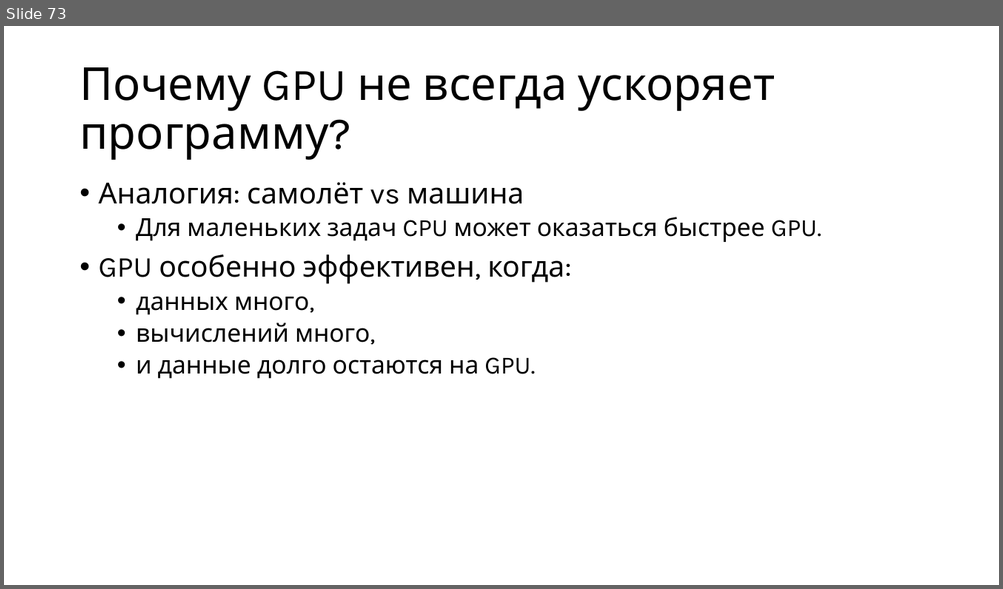
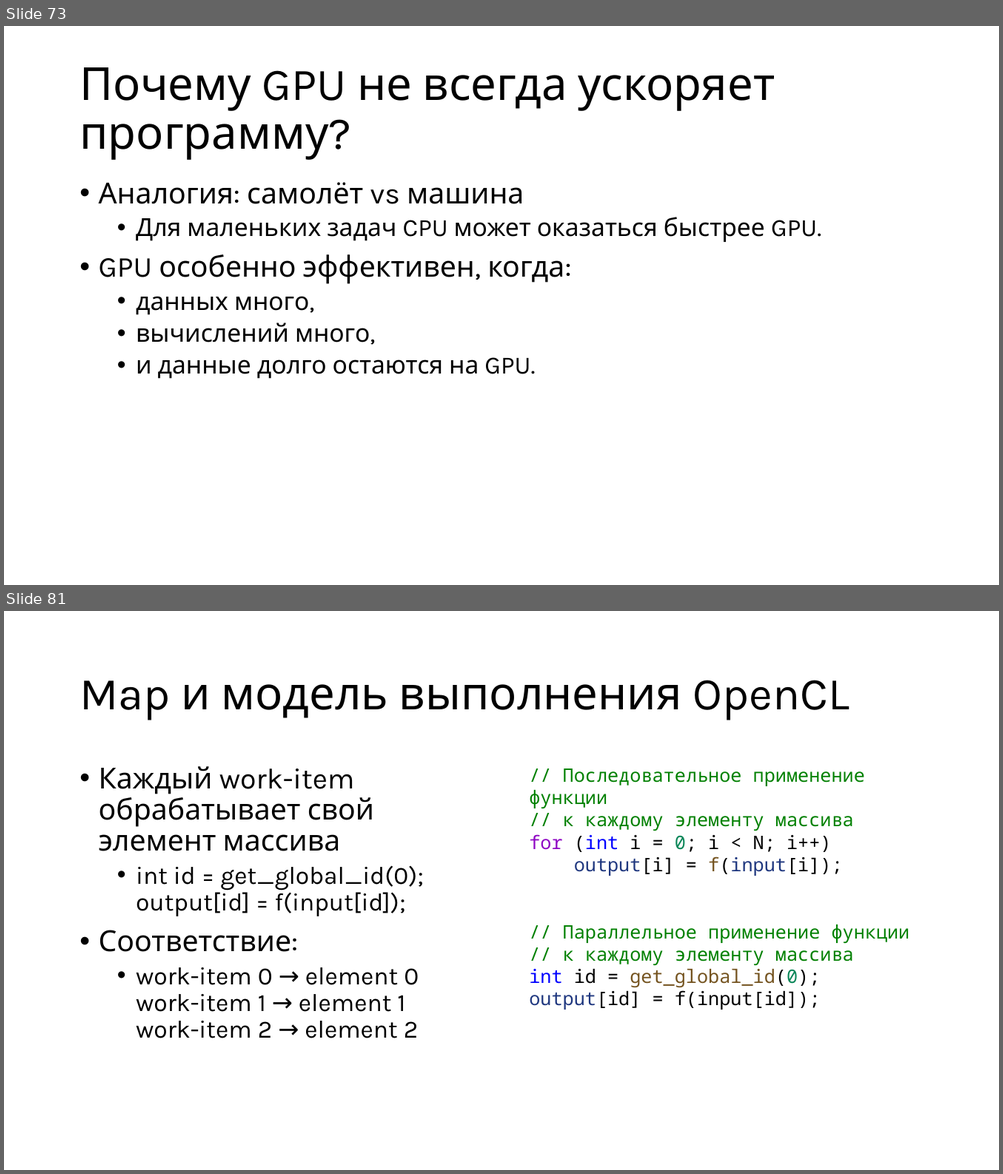
Before and after one commit to alexey-malov/pc, a slide deck: lectures/13/Open CL.pptx. Shown one above the other, each under a label of ours: slide 73 before the commit, slides 73 and 81 after it; the slides between them are not shown. The pictures are 1003x589 and 1003x1174 pixels, drawn with LibreOffice and Linux fonts; fonts in the diff are those of the drawing. Boxes give left, top, right and bottom in pixels: in the first picture for what was removed or moved away, otherwise in the second. Text is boxed around its words. In the diff, an @@ line names an element or a change of style, - is before the commit and + after.

```diff
--- a/lectures/13/Open CL.pptx
+++ b/lectures/13/Open CL.pptx
@@ slide 81 added at (x1=4, y1=611, x2=999, y2=1170), background #FFFFFF @@
@@ title added at (x1=79, y1=680, x2=849, y2=721), 44 pt, text #000000 @@
+Map и модель выполнения OpenCL
@@ text added at (x1=99, y1=766, x2=424, y2=1039), 24 pt, text #000000 @@
+• Каждый work-item обрабатывает свой элемент массива
+  • int id = get_global_id(0);
+    output[id] = f(input[id]);
+• Соответствие:
+  • work-item 0 → element 0
+    work-item 1 → element 1
+    work-item 2 → element 2
@@ text added at (x1=529, y1=769, x2=910, y2=1010), 18 pt, text #008000 @@
+// Последовательное применение функции
+// к каждому элементу массива
+for (int i = 0; i < N; i++)
+output[i] = f(input[i]);
+// Параллельное применение функции
+// к каждому элементу массива
+int id = get_global_id(0);
+output[id] = f(input[id]);
```
Also in this commit, not shown: 81 other slides added.
